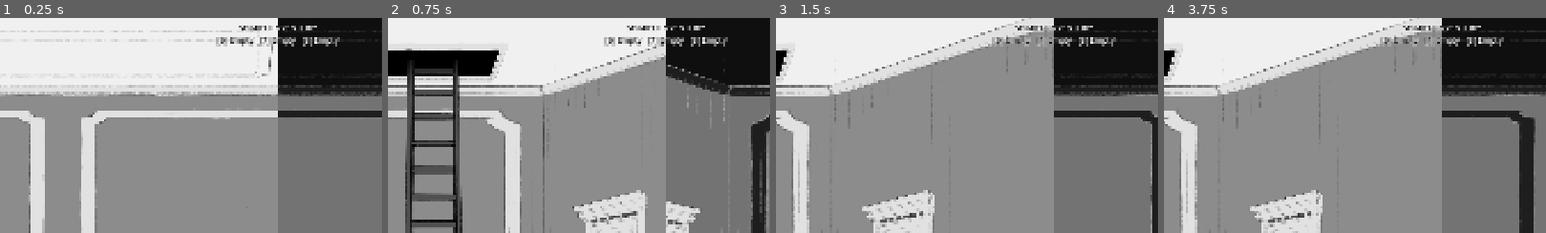
Above: before the commit, frames 1-4 (left to right).
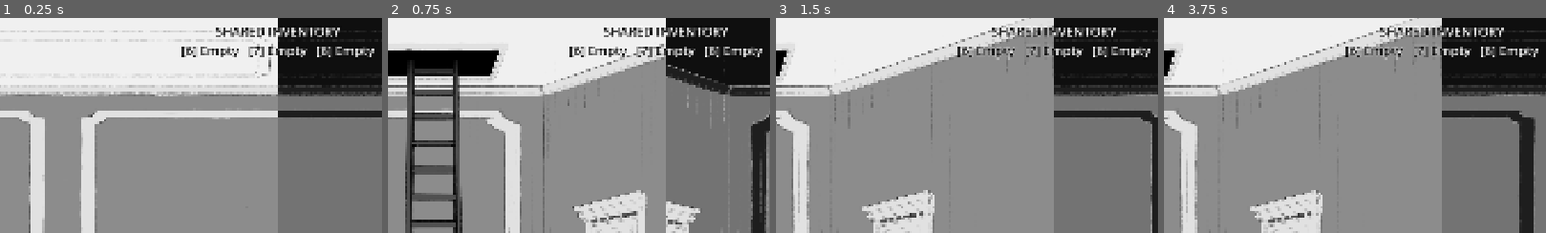
Above: after the commit, the same moments.

Repository: Clownpiece106/Robimy-dzem-2026
Game: Godot game, scene res://Globals/game.tscn
Same seed, same stepped clock (60 frames per second), same inputs: the game is played once before the commit and once after it.
Inputs (mouse positions are % of the whole screen's width and height, from its top left):
- Up to frame 1 (0.25 s): no input
- Up to frame 2 (0.75 s): tap Enter (p2_interact) at 0.5 s; move the mouse to (72, 45) at 0.52 s; hold D (p1_move_right) from 0.53 s (still down); tap E (p1_interact) at 0.6 s
- Up to frame 3 (1.5 s): keep holding D (p1_move_right); move the mouse to (30, 55) at 1.27 s; tap Enter (p2_interact) at 1.35 s
- Up to frame 4 (3.75 s): tap Space at 2 s; move the mouse to (60, 28) at 2.02 s; release D (p1_move_right) at 2.03 s; tap Up (p2_move_background) at 2.1 s; move the mouse to (45, 70) at 2.77 s; hold D (p1_move_right) from 2.78 s (still down); tap Down (p2_move_foreground) at 2.85 s; move the mouse to (80, 65) at 3.52 s; tap Right (p2_move_right) at 3.6 s
The pictures show only the part of the screen within x 14-64%, y 1-51%; the shares and areas given below are measured in that part.

The runs differ from the first frame. In frame 1, 3.2% of the frame differs, in the area x 47-98%, y 3-19%; in frame 2, 3.2%; in frame 3, 2.9%; in frame 4, 2.9%.

Commit message:
Make text bigger

Diff:
--- a/scenes/interaction_test.tscn
+++ b/scenes/interaction_test.tscn
@@ -68,10 +68,10 @@
 [node name="Inventory" type="Label" parent="Instructions" unique_id=109517246]
 offset_left = 20.0
 offset_top = 154.0
-offset_right = 620.0
-offset_bottom = 210.0
+offset_right = 940.0
+offset_bottom = 250.0
 theme_override_colors/font_color = Color(0.886275, 0.909804, 0.941176, 1)
-theme_override_font_sizes/font_size = 16
+theme_override_font_sizes/font_size = 32
 text = "SHARED INVENTORY\n[6] Empty   [7] Empty   [8] Empty"
 script = ExtResource("5_inventory")
 
--- a/scripts/mansion_game.gd
+++ b/scripts/mansion_game.gd
@@ -37,7 +37,7 @@
 	inventory.position.y = 20.0
 	inventory.horizontal_alignment = HORIZONTAL_ALIGNMENT_CENTER
 	inventory.mouse_filter = Control.MOUSE_FILTER_IGNORE
-	inventory.add_theme_font_size_override("font_size", 20)
+	inventory.add_theme_font_size_override("font_size", 32)
 	inventory.add_theme_color_override("font_color", Color.WHITE)
 	inventory.add_theme_color_override("font_outline_color", Color.BLACK)
 	inventory.add_theme_constant_override("outline_size", 6)
